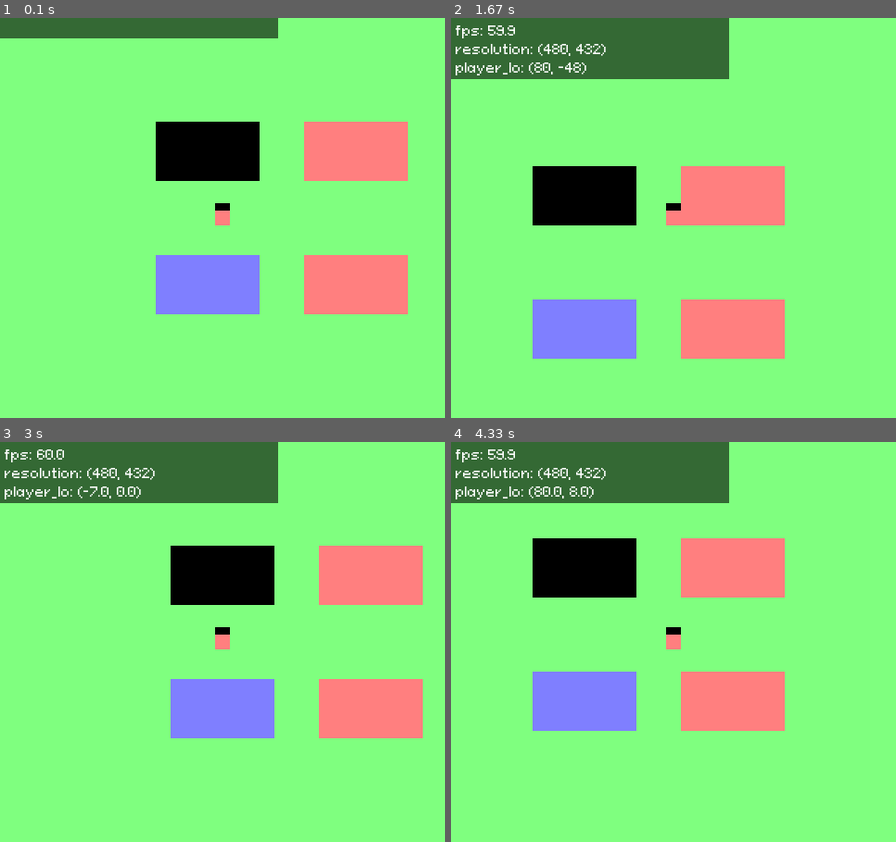
Above: before the commit, frames 1-4 (two rows, left to right).
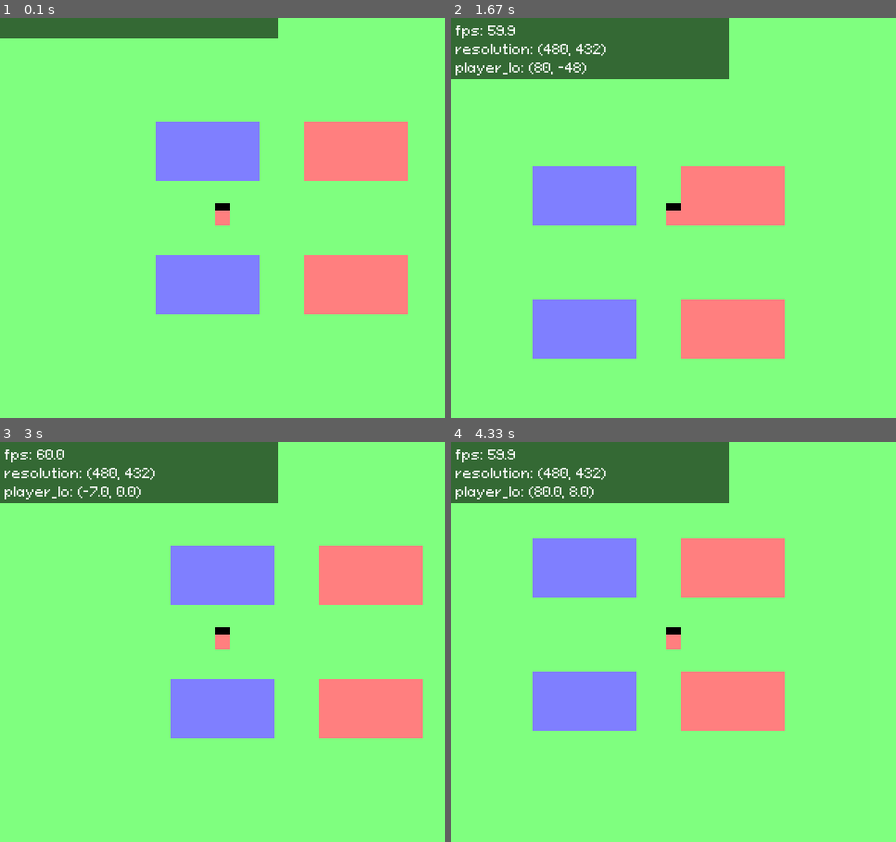
Above: after the commit, the same moments.

Repository: kritserv/rpg-maker-style-top-down-game-template
Game: pygame game, started from main.py
Same seed, same stepped clock (60 frames per second), same inputs: the game is played once before the commit and once after it.
Inputs:
- Up to frame 1 (0.1 s): no input
- Up to frame 2 (1.67 s): hold Right 0.33-0.8 s; hold Up 0.83-1.13 s; hold Right 1.17-1.63 s
- Up to frame 3 (3 s): hold Left 1.67-2.2 s; hold Down 2.23-2.53 s; hold Left 2.57-2.97 s
- Up to frame 4 (4.33 s): hold Up 3-3.37 s; hold Right 3.4-4.03 s; hold Down from 4.07 s (still down)

The runs differ from the first frame. In frame 1, 3.5% of the frame differs, in the area x 35-59%, y 25-41%; in frame 2, 3.5%; in frame 3, 3.5%; in frame 4, 3.5%.

Commit message:
remove unnecessary line in my_object

Diff:
--- a/main.py
+++ b/main.py
@@ -30,27 +30,28 @@
 	new_size = (curr_width, curr_height)
 
 	obstacles = [
-		(pg.Rect(-80, -112, 112, 64), black), (pg.Rect(80, -112, 112, 64), red),
-		(pg.Rect(-80, 32, 112, 64), blue), (pg.Rect(80, 32, 112, 64), red)]
+		(pg.Rect(-80, -112, 112, 64), blue), (pg.Rect(80, -112, 112, 64), red),
+		(pg.Rect(-80, 32, 112, 64), blue), (pg.Rect(80, 32, 112, 64), red)
+		]
 
 	player = Player(screen)
 
-	player.add_rect(pg.Rect(0, -8, 16, 8), black)
+	player.rects = [(pg.Rect(0, 0, 16, 16), red), (pg.Rect(0, -8, 16, 8), black)]
 
 	player.resize(pixel_size)
 
 	player.obstacles = [ob for ob, color in obstacles]
+
 	player.calculate_obstacles_location()
 
 	top_down_map = TopDownMap(screen)
 
+	top_down_map.rects = [ob for ob in obstacles]
 
 	top_down_map.resize(pixel_size, player)
 
-	top_down_map.rects = [ob for ob in obstacles]
-
-	milli_sec_timer = Timer()
-	milli_sec_timer.start()
+	debug_timer = Timer()
+	debug_timer.start()
 
 	prev_time = time.time()
 	while run:
@@ -69,6 +70,7 @@
 		curr_width, curr_height, pixel_size = update_size(new_size)
 		player.resize(pixel_size)
 		top_down_map.resize(pixel_size, player)
+		old_pixel_size = pixel_size
 
 		screen.fill(green)
 		top_down_map.draw()
@@ -78,11 +80,11 @@
 		# ====================== [ TEST ] ======================
 
 		if debug:
-			if milli_sec_timer.time_now()>0.1:
+			if debug_timer.time_now()>0.1:
 				debug_list = [curr_fps(),
 				f"resolution: {(curr_width, curr_height)}",
 				f"player_lo: {(round(player.location[0], 3), round(player.location[1], 3))}"]
-				milli_sec_timer.restart()
+				debug_timer.restart()
 			print_debug(debug_list)
 
 		# ====================== [ EVENT ] ======================
--- a/my_object/blackbar.py
+++ b/my_object/blackbar.py
@@ -5,7 +5,6 @@
 class BlackBar:
 	def __init__(self, screen, is_exist):
 		self.screen = screen
-		self.black_bar_width = 0
 		self.is_exist = is_exist
 
 	def draw_if_set(self, curr_width, curr_height, ratio):
--- a/my_object/player.py
+++ b/my_object/player.py
@@ -1,7 +1,5 @@
 import pygame as pg
 from math import floor, ceil
-
-red = pg.Color(255, 127, 127)
 
 class Player(pg.sprite.Sprite):
 	def __init__(self, screen):
@@ -10,33 +8,15 @@
 		self.speed = 150
 		self.original_width, self.original_height = 16, 16
 		self.location = [0, 0]
-		self.expected_x = 0
-		self.expected_y = 0
-		self.last_dx = 0
-		self.last_dy = 0
-		self.diff_x = 0
-		self.diff_y = 0
-		self.key_presed = False
-		self.is_move = False
-		self.finished_x_move = True
-		self.finished_y_move = True
-
-		screen_width, screen_height = screen.get_width(), screen.get_height()
-		player_x, player_y = screen_width/2, screen_height/2
-		self.x = player_x
-		self.y = player_y
-		self.width = self.original_width
-		self.height = self.original_height
-		self.top_left_x = self.x - self.width/2
-		self.top_left_y = self.y - self.height/2
-
+		self.last_dx, self.last_dy = 0, 0
 		self.rects = []
-
+		self.x, self.y = screen.get_width()/2, screen.get_height()/2
+		self.width, self.height = self.original_width, self.original_height
 		self.obstacles = []
 
 	def calculate_obstacles_location(self):
 		plus_value = 10
-		self.calculated_obstacles = []
+		calculated_obstacles = []
 		for ob in self.obstacles:
 			ob_values = {
 				'left': [ob[2] + ob[0] + 16 - plus_value, ob[2] + ob[0] + 32 - plus_value, ob[1] + 16, ob[3] + ob[1]],
@@ -44,10 +24,8 @@
 				'up': [ob[0] + 16, ob[2] + ob[0], ob[3] + 16 - plus_value + ob[1], ob[3] + 32 - plus_value + ob[1]],
 				'down': [ob[0] + 16, ob[2] + ob[0], ob[1] - plus_value, ob[1] + 16]
 			}
-			self.calculated_obstacles.append(ob_values)
-
-	def add_rect(self, rect, color):
-		self.rects.append((rect, color))
+			calculated_obstacles.append(ob_values)
+		self.obstacles = calculated_obstacles
 
 	def correct_all_rect(self, pixel_size):
 		self.transformed_rects = [(pg.Rect(rect.x * pixel_size + self.top_left_x,
@@ -56,33 +34,32 @@
 										  rect.height * pixel_size), color) for rect, color in self.rects]
 
 	def move_left_get_obstruct(self):
-		for ob in self.calculated_obstacles:
+		for ob in self.obstacles:
 			if (ob['left'][0] <= self.location[0] <= ob['left'][1]) and (ob['left'][2] <= self.location[1] <= ob['left'][3]):
 				return True
 		return False
 
 
 	def move_right_get_obstruct(self):
-		for ob in self.calculated_obstacles:
+		for ob in self.obstacles:
 			if (ob['right'][0] <= self.location[0] <= ob['right'][1]) and (ob['right'][2] <= self.location[1] <= ob['right'][3]):
 				return True
 		return False
 
 	def move_up_get_obstruct(self):
-		for ob in self.calculated_obstacles:
+		for ob in self.obstacles:
 			if (ob['up'][0] <= self.location[0] <= ob['up'][1]) and (ob['up'][2] <= self.location[1] <= ob['up'][3]):
 				return True
 		return False
 
 	def move_down_get_obstruct(self):
-		for ob in self.calculated_obstacles:
+		for ob in self.obstacles:
 			if (ob['down'][0] <= self.location[0] <= ob['down'][1]) and (ob['down'][2] <= self.location[1] <= ob['down'][3]):
 				return True
 		return False
 
 	def calculate_movement(self, key):
 		dx, dy = 0, 0
-		self.is_move = False
 		self.key_presed = False
 
 		if key[pg.K_LEFT] or key[pg.K_RIGHT]:
@@ -92,7 +69,6 @@
 				elif key[pg.K_RIGHT] and not self.move_right_get_obstruct():
 					dx = 1
 				if dx != 0:
-					self.is_move = True
 					self.last_dx = dx
 					self.key_presed = True
 					self.finished_x_move = False
@@ -103,7 +79,6 @@
 				elif key[pg.K_DOWN] and not self.move_down_get_obstruct():
 					dy = 1
 				if dy != 0:
-					self.is_move = True
 					self.last_dy = dy
 					self.key_presed = True
 					self.finished_y_move = False
@@ -128,7 +103,6 @@
 	def move(self, dx, dy, dt, pixel_size):
 		self.location[0] += dx * self.speed * dt
 		self.location[1] += dy * self.speed * dt
-
 
 	def expect_finish_location(self):
 		if self.last_dx < 0:
@@ -155,7 +129,7 @@
 		if checker == 0:
 			self.expected_y = 0
 
-	def calculate_diff(self):
+	def get_different_of_current_and_expected_location(self):
 		if self.location[0] > self.expected_x:
 			self.diff_x = self.location[0] - self.expected_x
 		elif self.location[0] < self.expected_x:
@@ -170,24 +144,15 @@
 		else:
 			self.diff_y = 0
 
-	def finish_move(self, dx, dy, dt, pixel_size):
-		self.move(dx, dy, dt, pixel_size)
-
 	def resize(self, pixel_size):
 		screen_width, screen_height = self.screen.get_width(), self.screen.get_height()
-		player_x, player_y = screen_width/2, screen_height/2
-		self.x = player_x
-		self.y = player_y
-		self.width = self.original_width * pixel_size
-		self.height = self.original_height * pixel_size
-		self.top_left_x = self.x - self.width/2
-		self.top_left_y = self.y - self.height/2
+		self.x, self.y = screen_width/2, screen_height/2
+		self.width, self.height = self.original_width * pixel_size, self.original_height * pixel_size
+		self.top_left_x, self.top_left_y = self.x - self.width/2, self.y - self.height/2
 
 		self.correct_all_rect(pixel_size)
 
 	def draw(self):
-		self.rect = pg.Rect(self.top_left_x, self.top_left_y, self.width, self.height)
-		pg.draw.rect(self.screen, red, self.rect)
 		for rect, color in self.transformed_rects:
 			pg.draw.rect(self.screen, color, rect)
 
@@ -203,18 +168,18 @@
 
 		if not self.key_presed:
 			self.expect_finish_location()
-			self.calculate_diff()
+			self.get_different_of_current_and_expected_location()
 
-			stop_at_diff = 3
+			continue_move_value = 3
 
-			if self.diff_x > stop_at_diff:
-				self.finish_move(self.last_dx, 0, dt, pixel_size)
-			elif self.diff_x <= stop_at_diff:
+			if self.diff_x > continue_move_value:
+				self.move(self.last_dx, 0, dt, pixel_size)
+			elif self.diff_x <= continue_move_value:
 				self.location[0] = self.expected_x
 				self.finished_x_move = True
 
-			if self.diff_y > stop_at_diff:
-				self.finish_move(0, self.last_dy, dt, pixel_size)
-			elif self.diff_y <= stop_at_diff:
+			if self.diff_y > continue_move_value:
+				self.move(0, self.last_dy, dt, pixel_size)
+			elif self.diff_y <= continue_move_value:
 				self.location[1] = self.expected_y
 				self.finished_y_move = True
--- a/my_object/timer.py
+++ b/my_object/timer.py
@@ -2,8 +2,7 @@
 
 class Timer:
 	def __init__(self):
-		self.start_time = 0
-		self.elapsed_time = 0
+		self.start_time, self.elapsed_time = 0, 0
 		self.is_paused = True
 
 	def start_or_resume(self):
--- a/my_object/topdownmap.py
+++ b/my_object/topdownmap.py
@@ -5,20 +5,18 @@
 		pg.sprite.Sprite.__init__(self)
 		self.screen = screen
 		self.rects = []
-		self.rect_x, self.rect_y = 0, 0
+		self.x, self.y = 0, 0
 
 	def move(self, pixel_size, player):
-
-		self.rect_x = -player.location[0] * pixel_size + self.screen.get_width()/2
-		self.rect_y = -player.location[1] * pixel_size + self.screen.get_height()/2
+		self.x = -player.location[0] * pixel_size + self.screen.get_width()/2
+		self.y = -player.location[1] * pixel_size + self.screen.get_height()/2
 
 	def resize(self, pixel_size, player):
-
 		tile_size = pixel_size*16
 		map_offset = tile_size/2
 
-		self.transformed_rects = [(pg.Rect(rect.x * pixel_size + self.rect_x + map_offset,
-										  rect.y * pixel_size + self.rect_y + map_offset,
+		self.transformed_rects = [(pg.Rect(rect.x * pixel_size + self.x + map_offset,
+										  rect.y * pixel_size + self.y + map_offset,
 										  rect.width * pixel_size,
 										  rect.height * pixel_size), color) for rect, color in self.rects]
 
